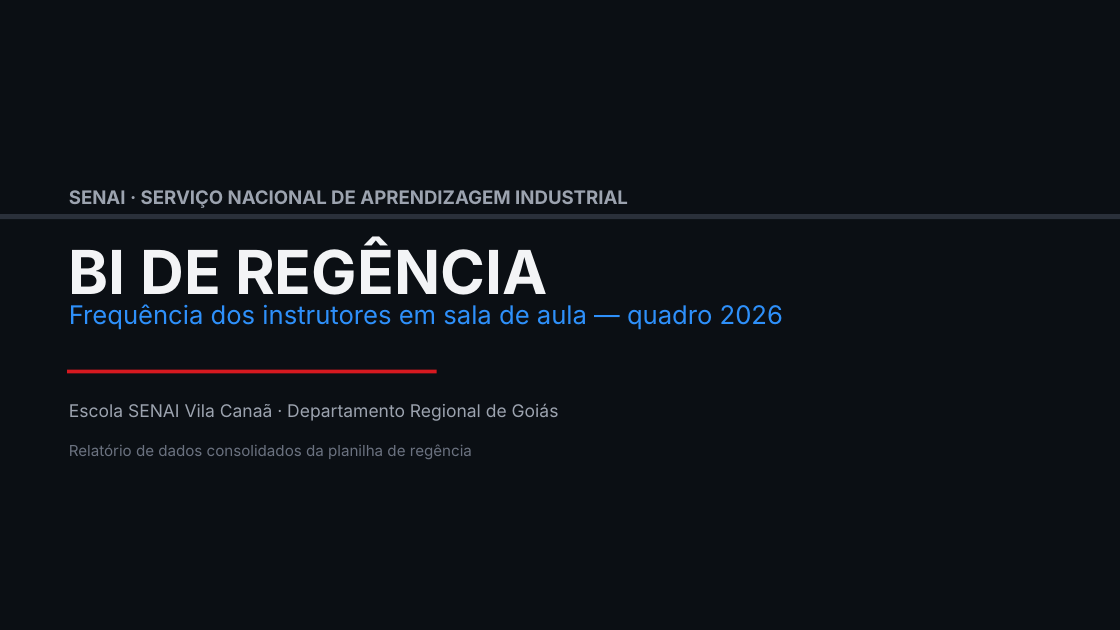
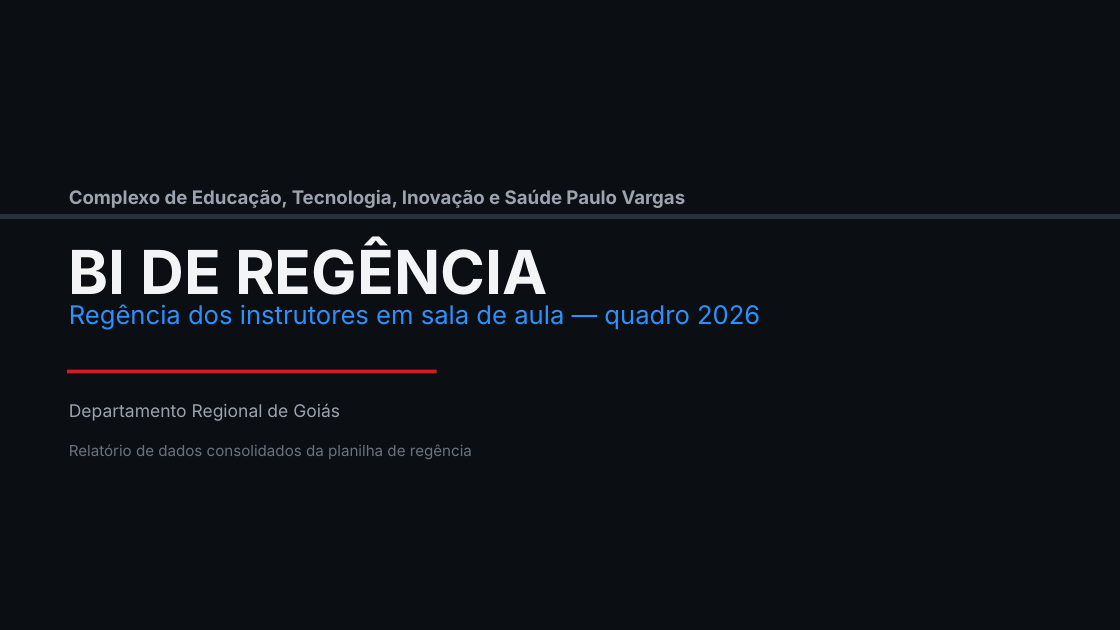
Before and after one commit to mmsxdev/bi-regencia, a slide deck: slide 1 of apresentacao/BI_Regencia_Apresentacao.pptx. Drawn at 1120x630 pixels with LibreOffice and Linux fonts; fonts in the diff are those of the drawing. Boxes give left, top, right and bottom in pixels: in the first picture for what was removed or moved away, otherwise in the second. Text is boxed around its words. In the diff, an @@ line names an element or a change of style, - is before the commit and + after.

Commit message:
Renomeia frequencia para regencia e atualiza nome da instituicao para Complexo Paulo Vargas

```diff
--- a/apresentacao/BI_Regencia_Apresentacao.pptx
+++ b/apresentacao/BI_Regencia_Apresentacao.pptx
@@ text at (69,189,686,208): text changed @@
-SENAI · SERVIÇO NACIONAL DE APRENDIZAGEM INDUSTRIAL
+Complexo de Educação, Tecnologia, Inovação e Saúde Paulo Vargas
@@ text at (69,304,760,330): text changed @@
-Frequência dos instrutores em sala de aula — quadro 2026
+Regência dos instrutores em sala de aula — quadro 2026
@@ text at (69,403,340,421): text changed @@
-Escola SENAI Vila Canaã · Departamento Regional de Goiás
+Departamento Regional de Goiás
```
Also in this commit, not shown: 10 other slides changed, 20 other files.
